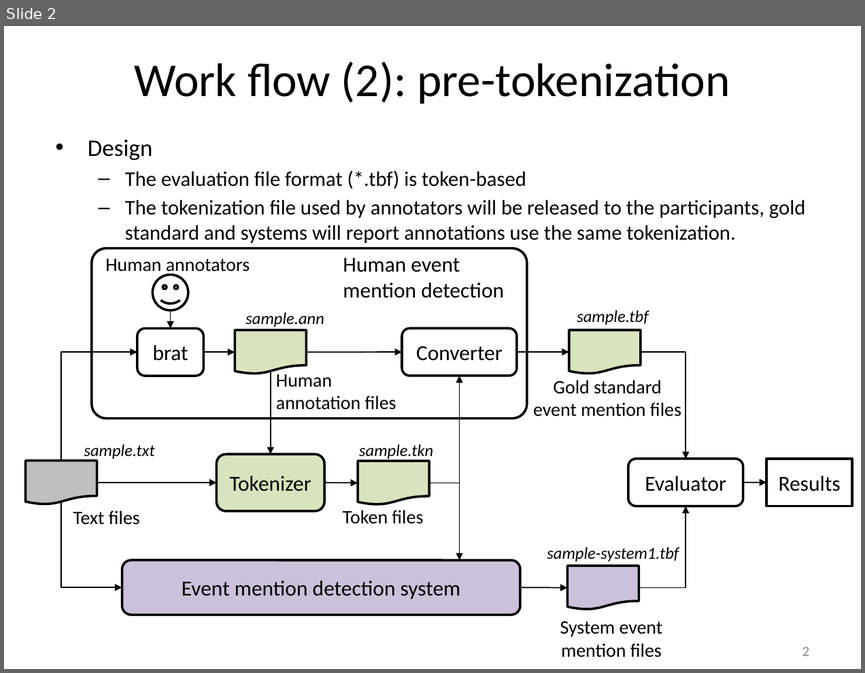
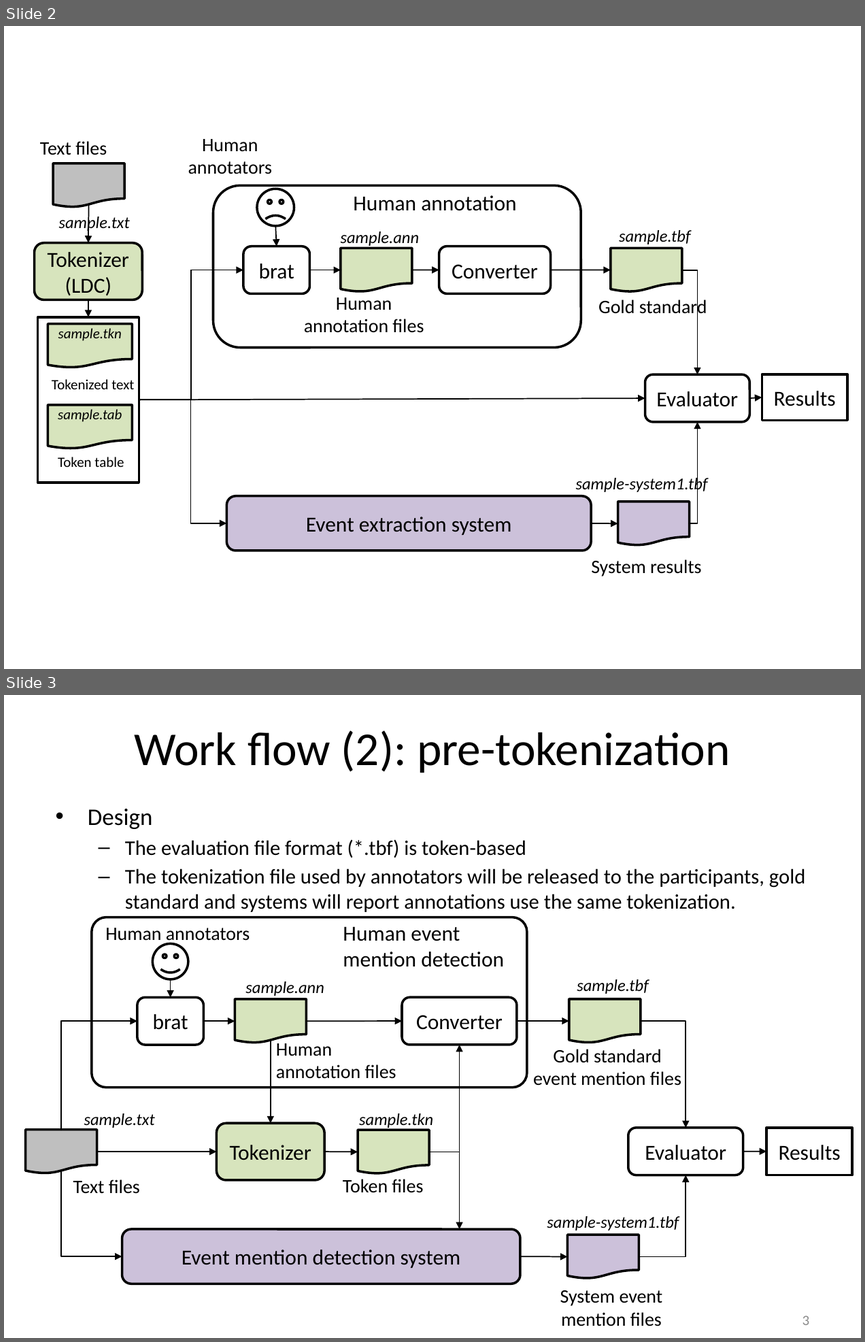
Before and after one commit to hunterhector/EvmEval, a slide deck: doc/evm-eval-work-flow.pptx. Shown one above the other, each under a label of ours: slide 2 before the commit, slides 2 and 3 after it. The pictures are 865x673 and 865x1342 pixels, drawn with LibreOffice and Linux fonts; fonts in the diff are those of the drawing. Boxes give left, top, right and bottom in pixels: in the first picture for what was removed or moved away, otherwise in the second. Text is boxed around its words. In the diff, an @@ line names an element or a change of style, - is before the commit and + after.

```diff
--- a/doc/evm-eval-work-flow.pptx
+++ b/doc/evm-eval-work-flow.pptx
@@ slide 2 added at (4, 26, 861, 669), background #FFFFFF @@
@@ group added at (34, 139, 847, 576): 12 texts, 9 arrows, 6 flow chart documents, 6 rounded rectangles, 4 elbow arrows, 2 rectangles, 1 smiley face @@
+Token table
+sample.tab
+Human annotators
+Human
+annotation files
+Text files
+sample.txt
+sample.tbf
+Gold standard
+System results
+sample-system1.tbf
+Converter
+sample.ann
+Event extraction system
+sample.tkn
+Tokenizer (LDC)
+Evaluator
+Results
+Tokenized text
+brat
+Human annotation
@@ what was slide 2 is now slide 3 @@
@@ page number at (802, 1315, 810, 1325): text changed @@
-2
+3
```
Also in this commit, not shown: 1 slide changed, 1 other file.
